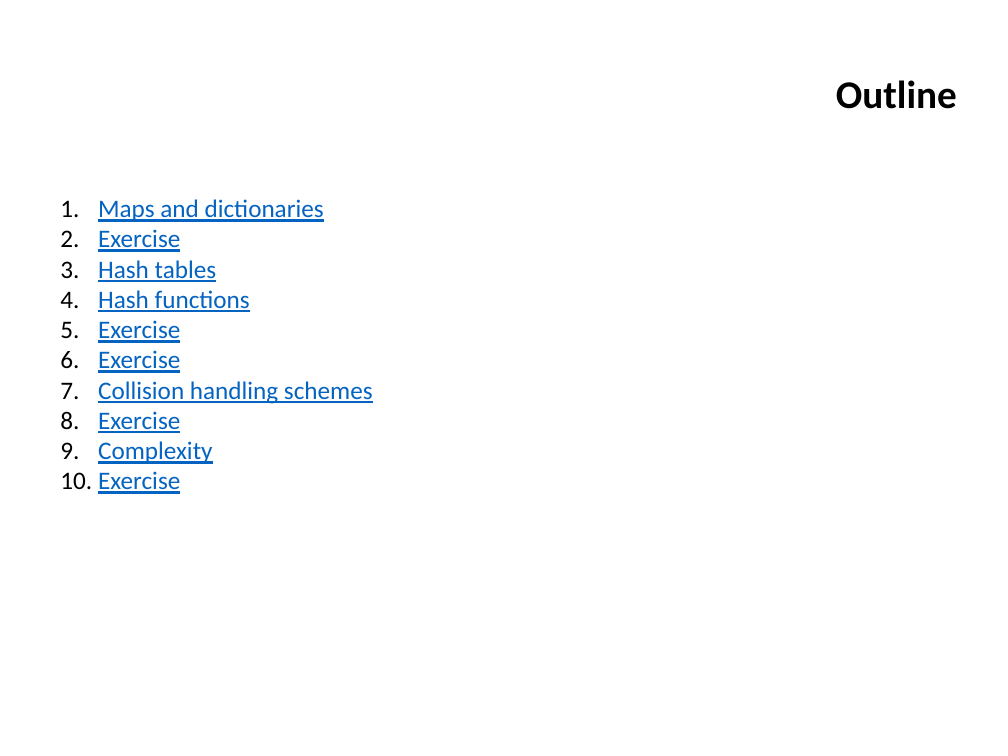
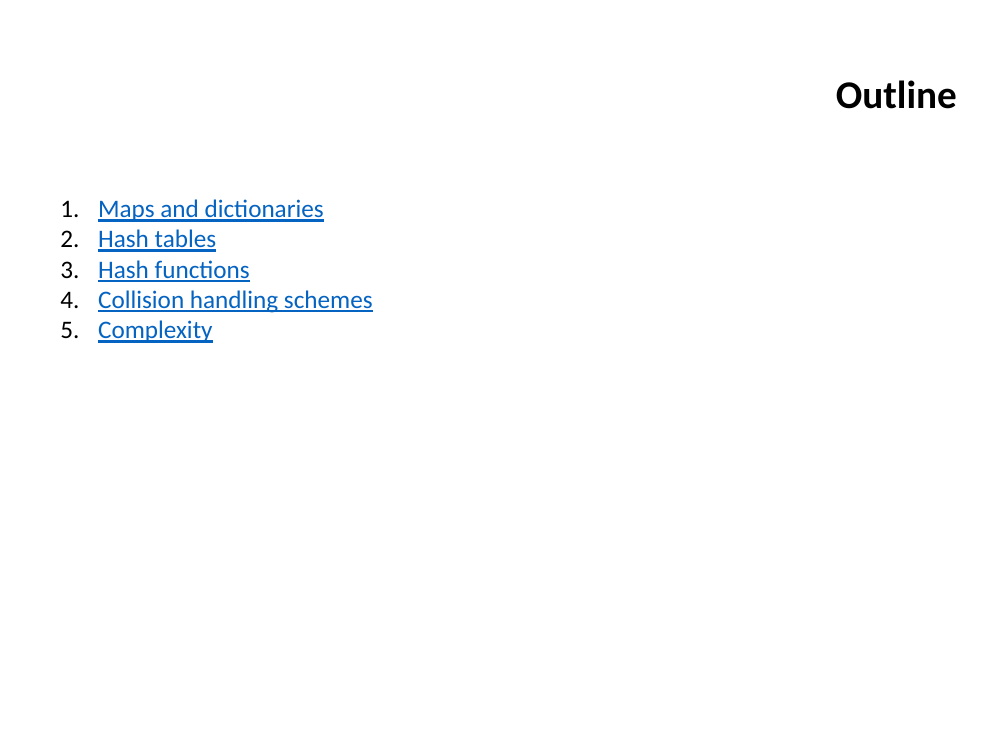
Before and after one commit to ifromm/dsa, a slide deck: slide 2 of slides/unit_5_hashtables.pptx. Drawn at 1008x756 pixels with LibreOffice and Linux fonts; fonts in the diff are those of the drawing; background and template pictures are left out. Boxes give left, top, right and bottom in pixels: in the first picture for what was removed or moved away, otherwise in the second. Text is boxed around its words. In the diff, an @@ line names an element or a change of style, - is before the commit and + after.

```diff
--- a/slides/unit_5_hashtables.pptx
+++ b/slides/unit_5_hashtables.pptx
@@ text at bbox=[98, 229, 180, 252]: paragraph removed @@
-2. Exercise
@@ text at bbox=[98, 320, 180, 373]: paragraphs removed @@
-5. Exercise
-6. Exercise
@@ text at bbox=[98, 411, 180, 433]: paragraph removed @@
-8. Exercise
@@ text at bbox=[98, 471, 180, 494]: paragraph removed @@
-10. Exercise
```
Also in this commit, not shown: 12 other slides changed, 3 slides removed, 1 other file.
